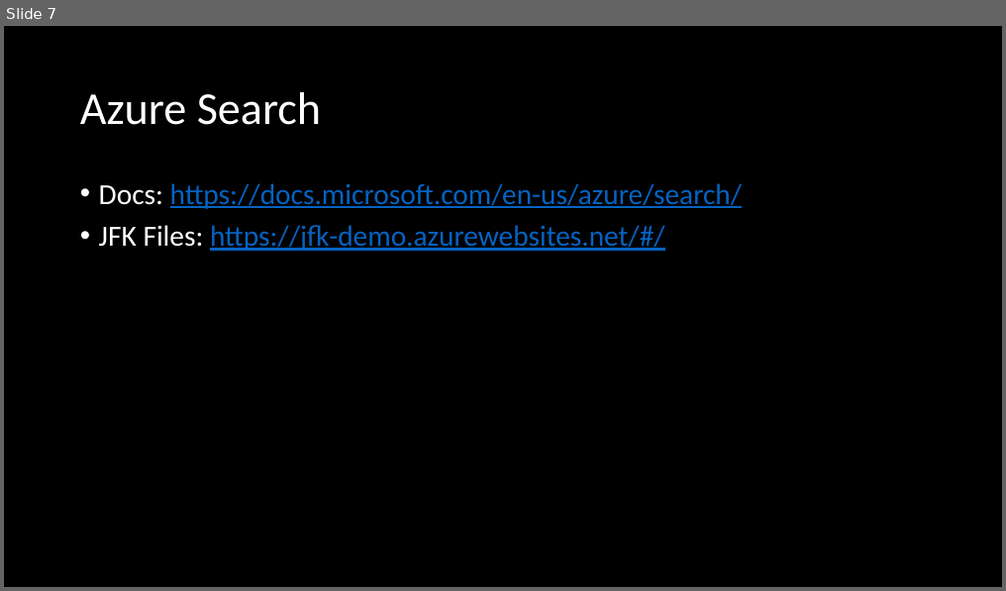
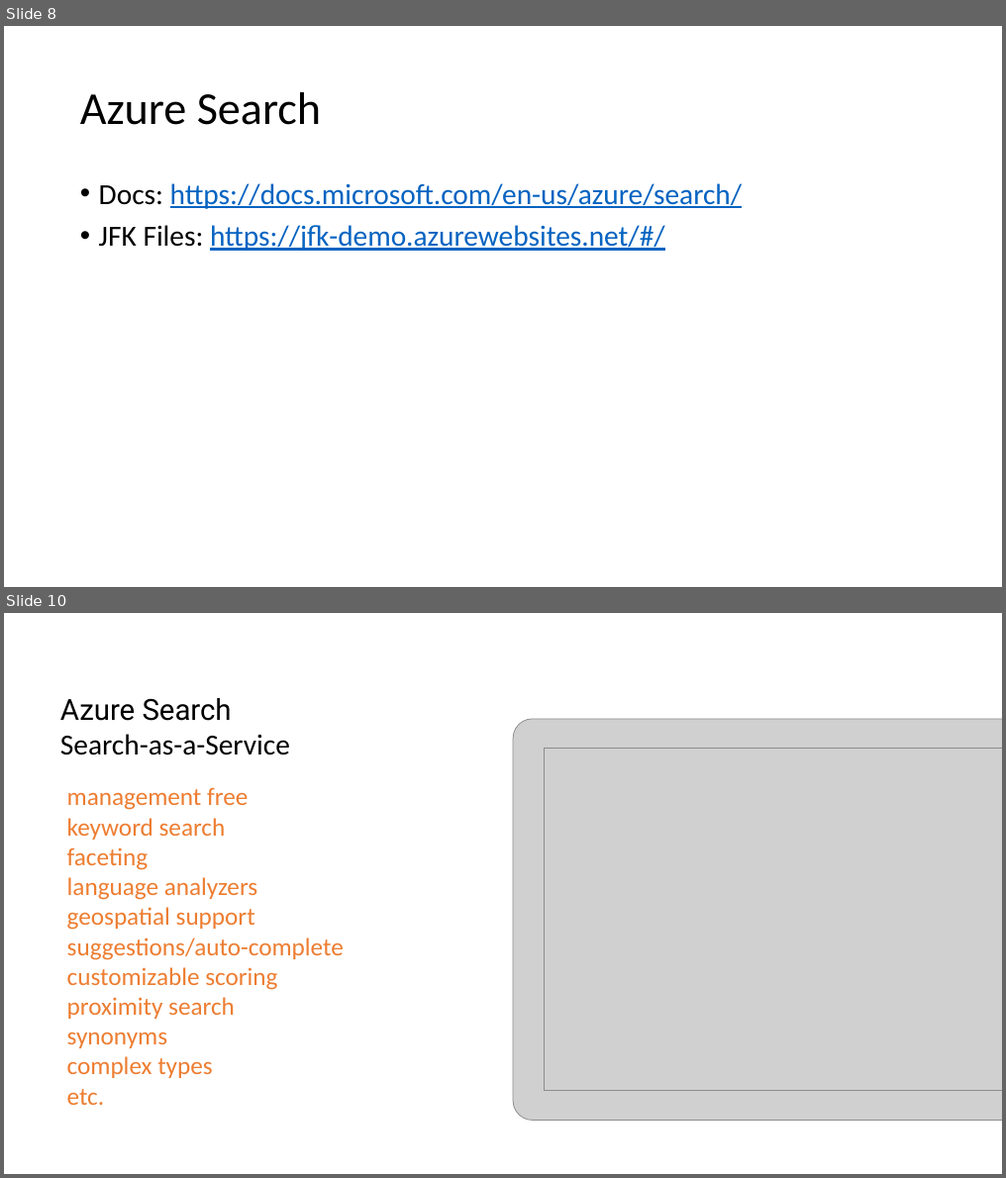
Before and after one commit to petejoha-sog/cognitive-workshop, a slide deck: Slides/CognitiveServicesInAzure.pptx. Shown one above the other, each under a label of ours: slide 7 before the commit, slides 8 and 10 after it; the slides between them are not shown. The pictures are 1006x591 and 1006x1178 pixels, drawn with LibreOffice and Linux fonts; fonts in the diff are those of the drawing; grey boxes stand for pictures. Boxes give left, top, right and bottom in pixels: in the first picture for what was removed or moved away, otherwise in the second. Text is boxed around its words. In the diff, an @@ line names an element or a change of style, - is before the commit and + after.

```diff
--- a/Slides/CognitiveServicesInAzure.pptx
+++ b/Slides/CognitiveServicesInAzure.pptx
@@ slide 10 added at (x1=4, y1=613, x2=1002, y2=1174), background #FFFFFF @@
@@ text added at (x1=60, y1=698, x2=290, y2=756), 28 pt, text #000000 @@
+Azure Search
+Search-as-a-Service
@@ picture added at (x1=513, y1=719, x2=1002, y2=1120) @@
@@ picture added at (x1=545, y1=749, x2=1002, y2=1090) @@
@@ title added at (x1=67, y1=787, x2=344, y2=1105), 24 pt, text #ED7D31 @@
+management free
+keyword search
+faceting
+language analyzers
+geospatial support
+suggestions/auto-complete
+customizable scoring
+proximity search
+synonyms
+complex types
+etc.
@@ what was slide 7 is now slide 8 @@
@@ slide 8 changed as well @@
@@ background #000000 to #FFFFFF @@
@@ title "Azure Search" at (x1=80, y1=92, x2=321, y2=125): text colour #FFFFFF to #000000 @@
@@ text "Docs: https://docs.microsoft.com/en-us/azure/search/" at (x1=99, y1=183, x2=743, y2=251): text colour #FFFFFF to #000000 in "Docs:", "JFK Files:" @@
```
Also in this commit, not shown: 7 other slides changed, 6 other slides added.
